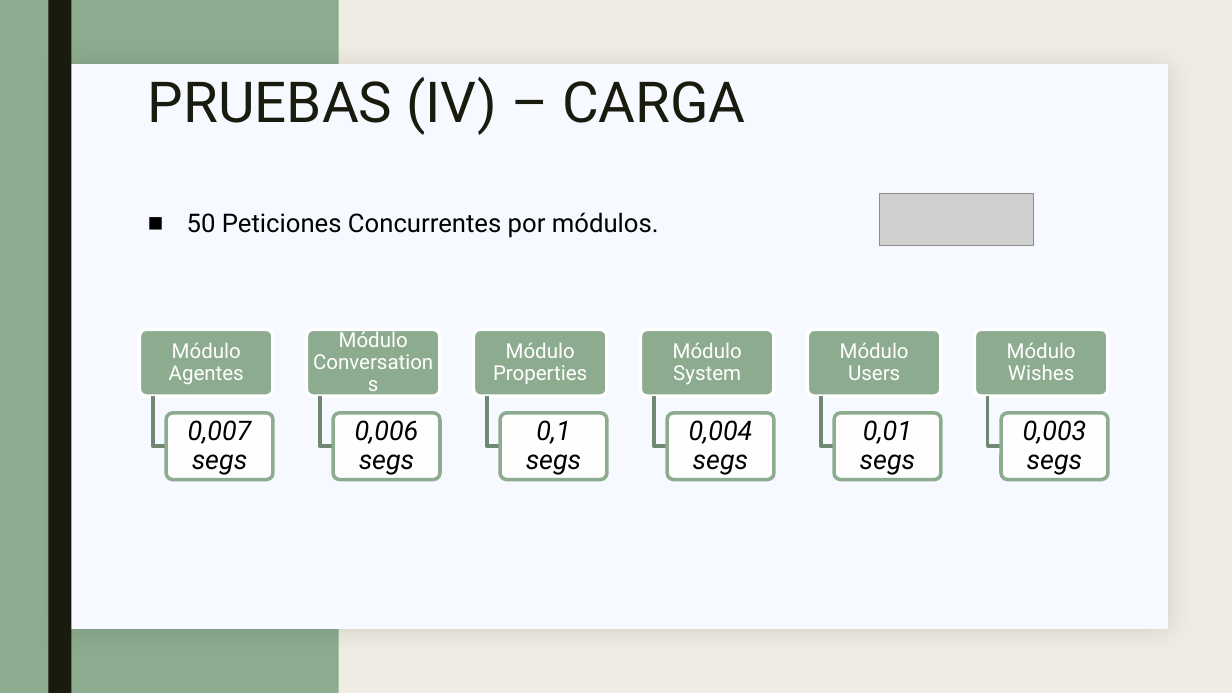
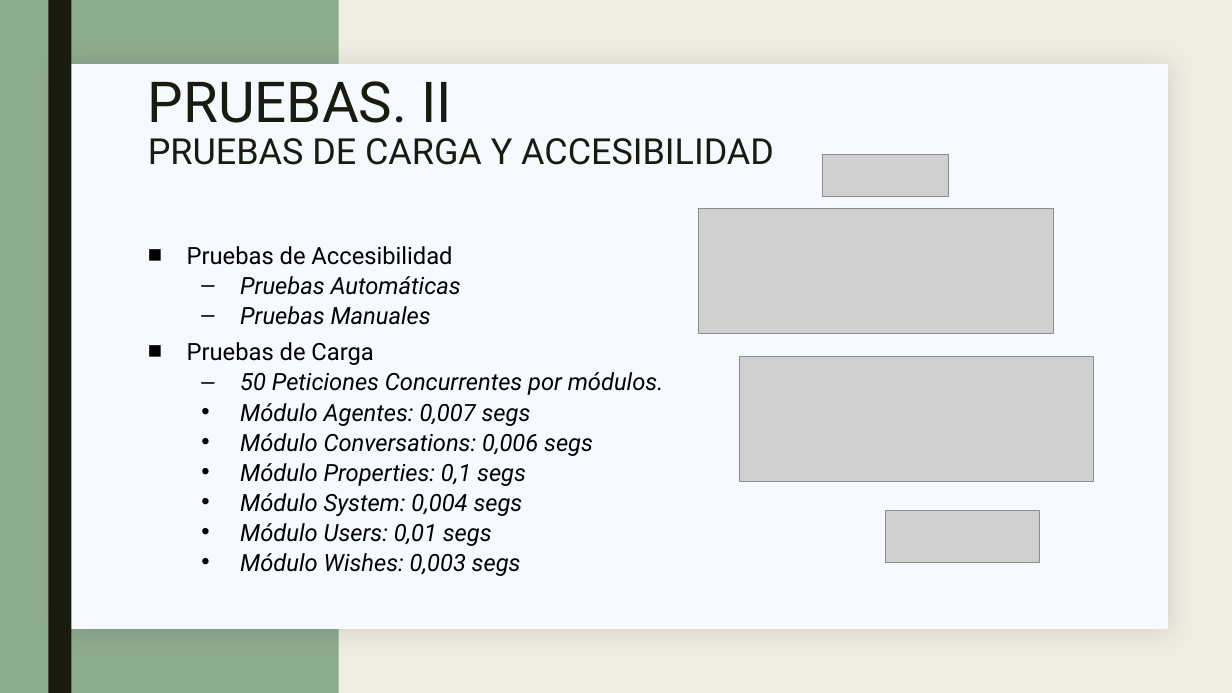
Before and after one commit to golmenero/tfg_inmobiliaria, a slide deck: slide 20 of MATERIAL/Defensa/Presentación.pptx (slide 11 before the commit). Drawn at 1232x693 pixels with LibreOffice and Linux fonts; fonts in the diff are those of the drawing; grey boxes stand for pictures; background and template pictures are left out. Boxes give left, top, right and bottom in pixels: in the first picture for what was removed or moved away, otherwise in the second. Text is boxed around its words. In the diff, an @@ line names an element or a change of style, - is before the commit and + after.

```diff
--- a/MATERIAL/Defensa/Presentación.pptx
+++ b/MATERIAL/Defensa/Presentación.pptx
@@ title at <box>148,81,774,165</box>: text changed; size 44 to 28 pt @@
-PRUEBAS (IV) – CARGA
+PRUEBAS. II
+PRUEBAS DE CARGA Y ACCESIBILIDAD
@@ picture added at <box>823,154,949,197</box> @@
@@ picture added at <box>699,209,1053,334</box> @@
@@ text removed at <box>187,212,659,238</box> @@
-■ 50 Peticiones Concurrentes por módulos.
@@ text added at <box>187,246,664,576</box>, 18.5 pt, text #000000, italic @@
+■ Pruebas de Accesibilidad
+  – Pruebas Automáticas
+  – Pruebas Manuales
+■ Pruebas de Carga
+  – 50 Peticiones Concurrentes por módulos.
+  • Módulo Agentes: 0,007 segs
+  • Módulo Conversations: 0,006 segs
+  • Módulo Properties: 0,1 segs
+  • Módulo System: 0,004 segs
+  • Módulo Users: 0,01 segs
+  • Módulo Wishes: 0,003 segs
@@ picture added at <box>739,357,1093,482</box> @@
@@ group removed at <box>140,328,1109,480</box>: 12 rounded rectangles, 12 texts, 6 freeform shapes @@
-Módulo Agentes
-0,007 segs
-Módulo Conversations
-0,006 segs
-Módulo Properties
-0,1 segs
-Módulo System
-0,004 segs
-Módulo Users
-0,01 segs
-Módulo Wishes
-0,003 segs
@@ picture: place and size @@
-picture at <box>880,193,1034,246</box>
+picture at <box>885,510,1040,563</box>
```
Also in this commit, not shown: 7 other slides changed, 16 slides added, 6 slides removed, 5 other files.
